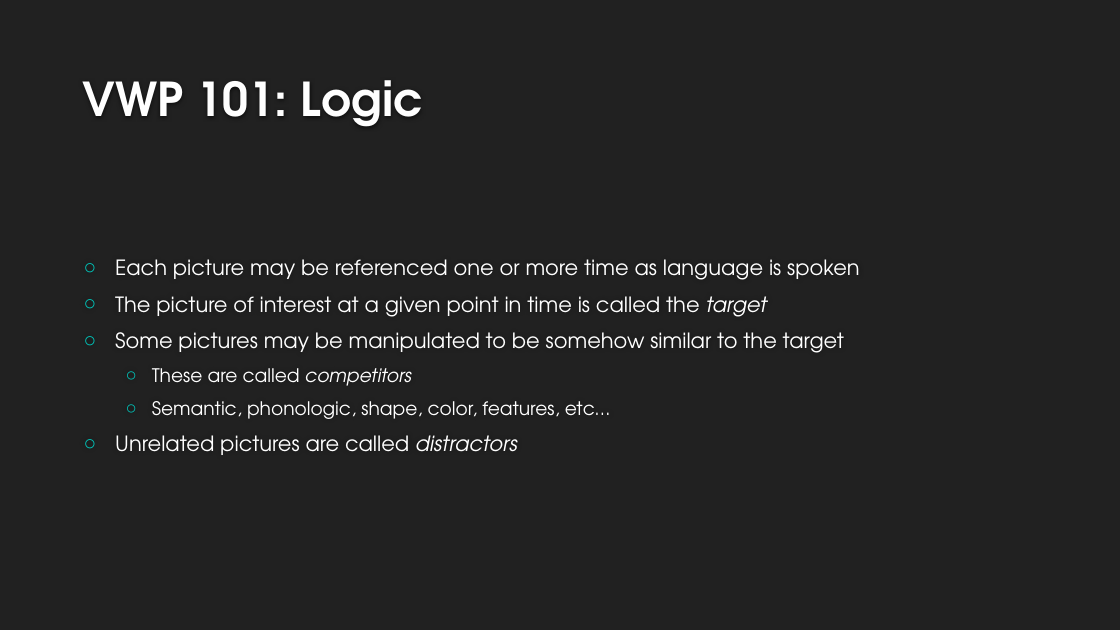
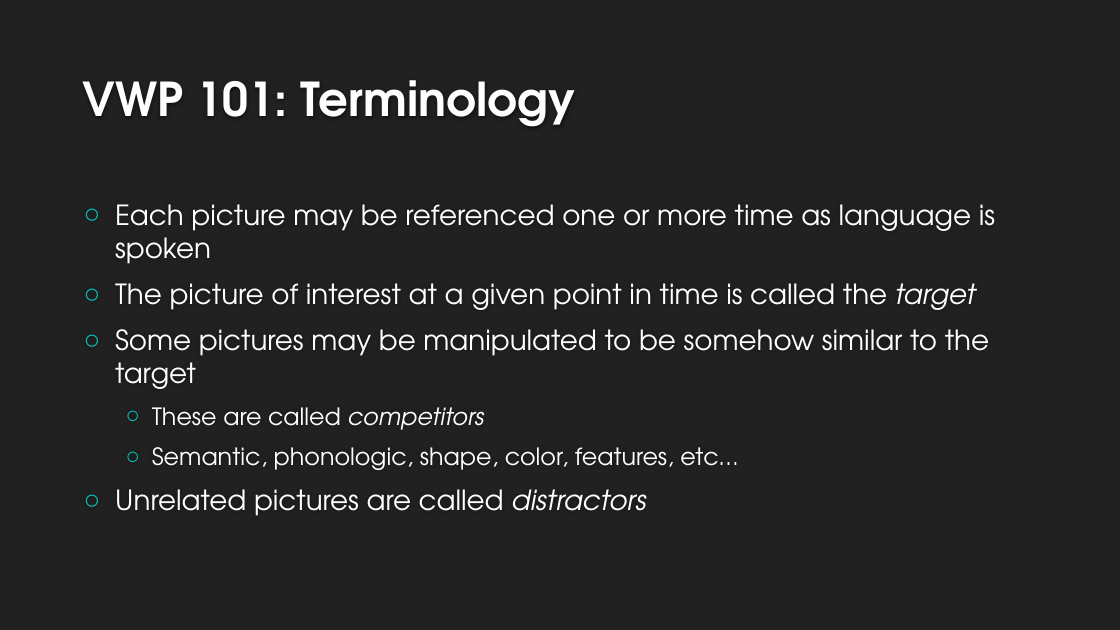
Before and after one commit to allisoct/ETLR23-24, a slide deck: slide 12 of slides/Day3.pptx (slide 11 before the commit). Drawn at 1120x630 pixels with LibreOffice and Linux fonts; fonts in the diff are those of the drawing; background and template pictures are left out. Boxes give left, top, right and bottom in pixels: in the first picture for what was removed or moved away, otherwise in the second. Text is boxed around its words. In the diff, an @@ line names an element or a change of style, - is before the commit and + after.

Commit message:
updates

```diff
--- a/slides/Day3.pptx
+++ b/slides/Day3.pptx
@@ title at (83,80,575,127): text changed @@
-VWP 101: Logic
+VWP 101: Terminology
@@ text "Each picture may be referenced ..." at (115,204,995,516): size 18 to 23.8 pt in "Each picture may be referenced one or ...", "The picture of interest at a given ...", "Some pictures may be manipulated to be ...", "Unrelated pictures are called distractors"; size 16 to 20.4 pt in "These are called competitors", "Semantic, phonologic, shape, color, features, etc…"; more space between paragraphs @@
```
Also in this commit, not shown: 1 other slide changed, 7 slides added, 1 slide removed.
